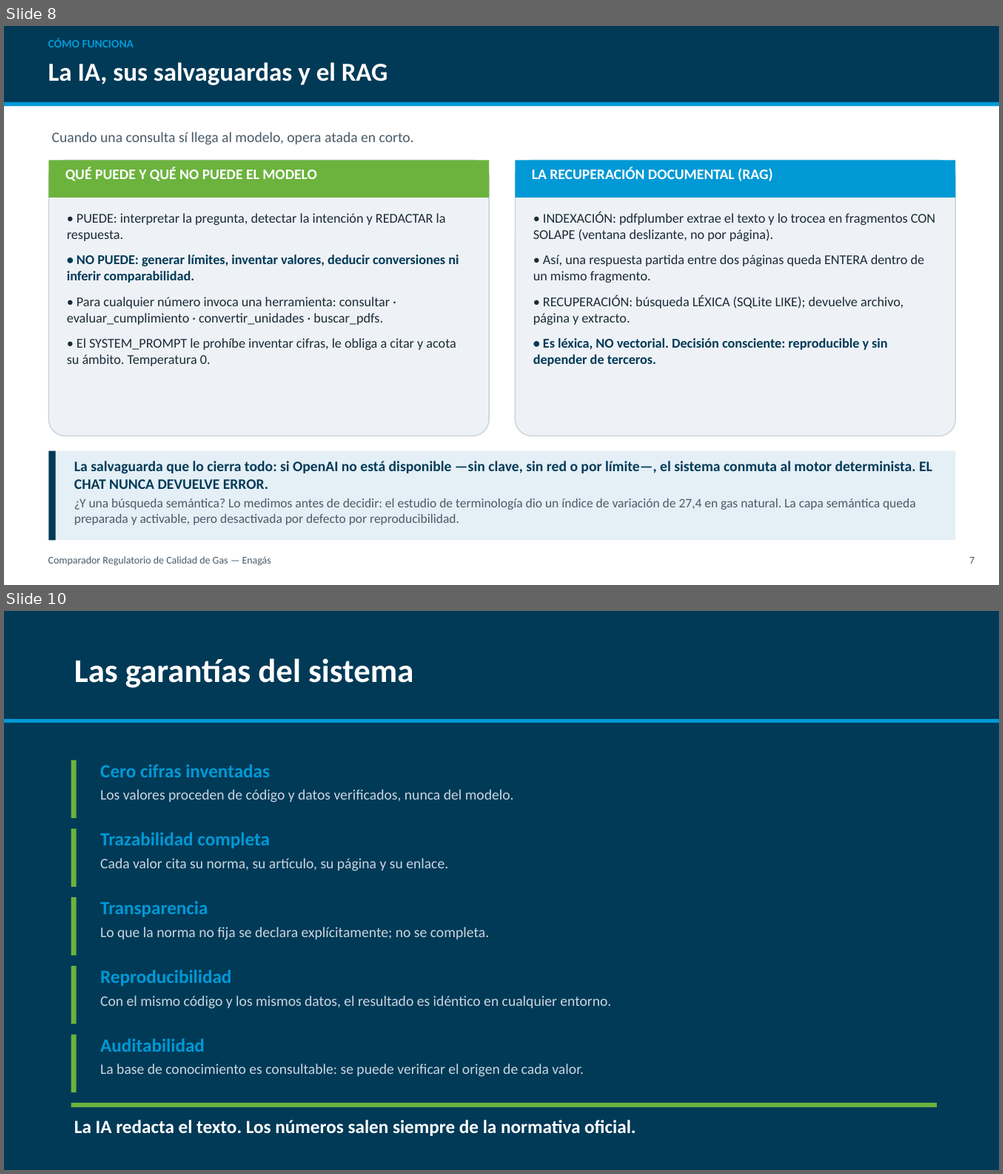
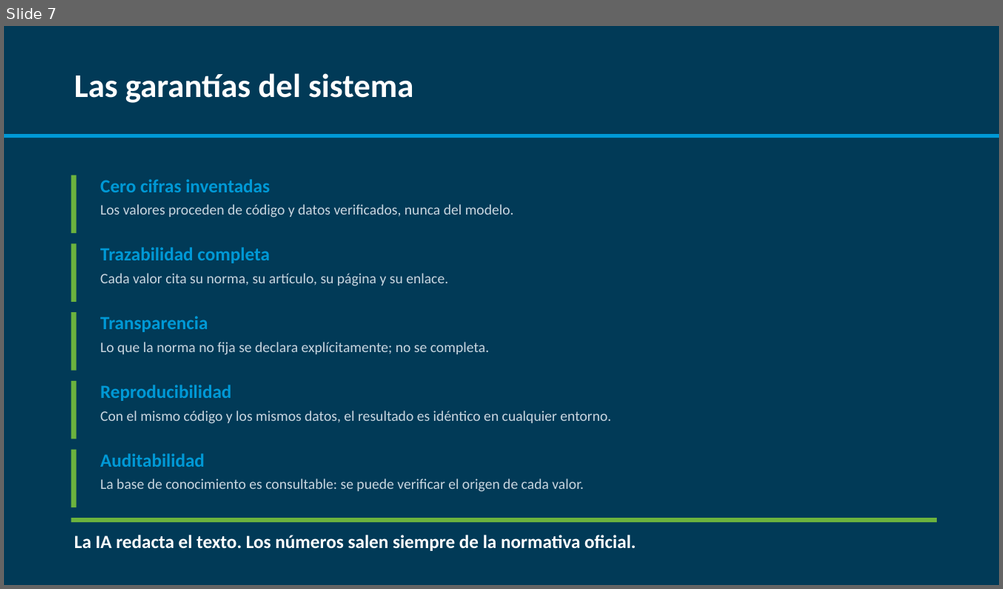
Before and after one commit to CarlosOlivaZurdo/ENAG-S_G1, a slide deck: docs/Presentacion_Comparador_Gas.pptx. Shown one above the other, each under a label of ours: slides 8 and 10 before the commit, slide 7 after it; the slides between them are not shown. The pictures are 1003x1174 and 1003x589 pixels, drawn with LibreOffice and Linux fonts; fonts in the diff are those of the drawing. Boxes give left, top, right and bottom in pixels: in the first picture for what was removed or moved away, otherwise in the second. Text is boxed around its words. In the diff, an @@ line names an element or a change of style, - is before the commit and + after.

```diff
--- a/docs/Presentacion_Comparador_Gas.pptx
+++ b/docs/Presentacion_Comparador_Gas.pptx
@@ slide 8 removed at <box>4,26,999,585</box>, background #FFFFFF @@
@@ rectangle removed at <box>4,26,999,102</box> @@
@@ text removed at <box>48,38,134,47</box> @@
-CÓMO FUNCIONA
@@ text removed at <box>48,62,388,85</box> @@
-La IA, sus salvaguardas y el RAG
@@ rectangle removed at <box>4,102,999,107</box> @@
@@ text removed at <box>52,132,414,145</box> @@
-Cuando una consulta sí llega al modelo, opera atada en corto.
@@ rounded rectangle removed at <box>48,160,489,437</box> @@
@@ rectangle removed at <box>48,160,489,198</box> @@
@@ text removed at <box>65,167,317,181</box> @@
-QUÉ PUEDE Y QUÉ NO PUEDE EL MODELO
@@ rounded rectangle removed at <box>515,160,956,437</box> @@
@@ rectangle removed at <box>515,160,956,198</box> @@
@@ text removed at <box>532,167,772,181</box> @@
-LA RECUPERACIÓN DOCUMENTAL (RAG)
@@ text removed at <box>67,213,458,366</box> @@
-• PUEDE: interpretar la pregunta, detectar la intención y REDACTAR la respuesta.
-• NO PUEDE: generar límites, inventar valores, deducir conversiones ni inferir comparabilidad.
-• Para cualquier número invoca una herramienta: consultar · evaluar_cumplimiento · convertir_unidades · buscar_pdfs.
-• El SYSTEM_PROMPT le prohíbe inventar cifras, le obliga a citar y acota su ámbito. Temperatura 0.
@@ text removed at <box>533,212,935,366</box> @@
-• INDEXACIÓN: pdfplumber extrae el texto y lo trocea en fragmentos CON SOLAPE (ventana deslizante, no por página).
-• Así, una respuesta partida entre dos páginas queda ENTERA dentro de un mismo fragmento.
-• RECUPERACIÓN: búsqueda LÉXICA (SQLite LIKE); devuelve archivo, página y extracto.
-• Es léxica, NO vectorial. Decisión consciente: reproducible y sin depender de terceros.
@@ rectangle removed at <box>48,452,956,541</box> @@
@@ rectangle removed at <box>48,452,56,541</box> @@
@@ text removed at <box>74,461,932,526</box> @@
-La salvaguarda que lo cierra todo: si OpenAI no está disponible —sin clave, sin red o por límite—, el sistema conmuta al motor determinista. EL CHAT NUNCA DEVUELVE ERROR.
-¿Y una búsqueda semántica? Lo medimos antes de decidir: el estudio de terminología dio un índice de variación de 27,4 en gas natural. La capa semántica queda preparada y activable, pero desactivada por defecto por reproducibilidad.
@@ text removed at <box>48,557,271,566</box> @@
-Comparador Regulatorio de Calidad de Gas — Enagás
@@ text removed at <box>969,557,974,564</box> @@
-7
@@ what was slide 10 is now slide 7 @@
```
Also in this commit, not shown: 5 slides changed, 1 slide added, 3 other slides removed, 1 other file.
